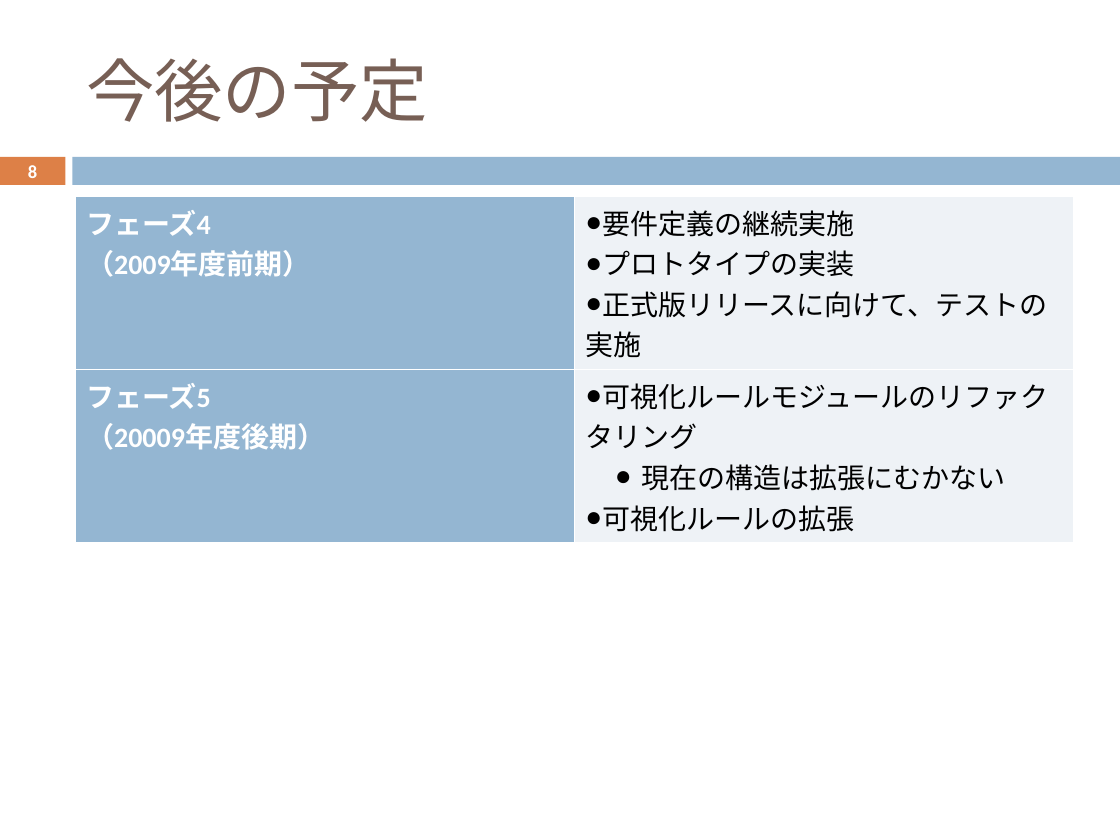
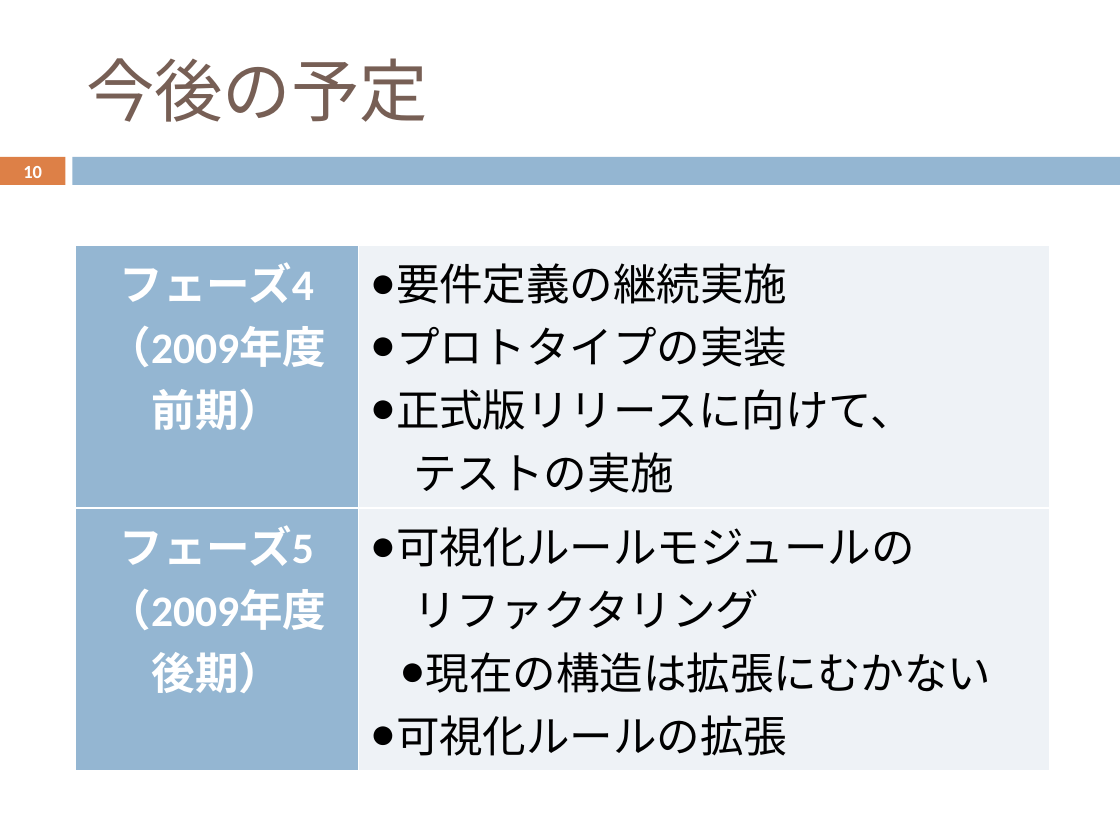
Before and after one commit to YixiaoLi/tlv4mc, a slide deck: slide 10 of doc/phase3/communications/ojl-1st-comm-yanagi.pptx (slide 8 before the commit). Drawn at 1120x840 pixels with LibreOffice and Linux fonts; fonts in the diff are those of the drawing. Boxes give left, top, right and bottom in pixels: in the first picture for what was removed or moved away, otherwise in the second. Text is boxed around its words. In the diff, an @@ line names an element or a change of style, - is before the commit and + after.

```diff
--- a/doc/phase3/communications/ojl-1st-comm-yanagi.pptx
+++ b/doc/phase3/communications/ojl-1st-comm-yanagi.pptx
@@ page number at (23,166,42,178): text changed @@
-8
+10
@@ table at (75,245,1049,760) @@
-row 1, column 1: フェーズ4 / （2009年度前期）
+row 1, column 1: フェーズ4 / （2009年度 前期）
-row 1, column 2: 要件定義の継続実施 / プロトタイプの実装 / 正式版リリースに向けて、テストの実施
+row 1, column 2: 要件定義の継続実施 / プロトタイプの実装 / 正式版リリースに向けて、 テストの実施
-row 2, column 1: フェーズ5 / （20009年度後期）
+row 2, column 1: フェーズ5 / （2009年度 後期）
-row 2, column 2: 可視化ルールモジュールのリファクタリング / 現在の構造は拡張にむかない / 可視化ルールの拡張
+row 2, column 2: 可視化ルールモジュールの リファクタリング / 現在の構造は拡張にむかない / 可視化ルールの拡張
@@ table: place and size @@
-table at (75,196,1074,536)
+table at (75,245,1049,760)
```
Also in this commit, not shown: 4 other slides changed, 2 slides added.
